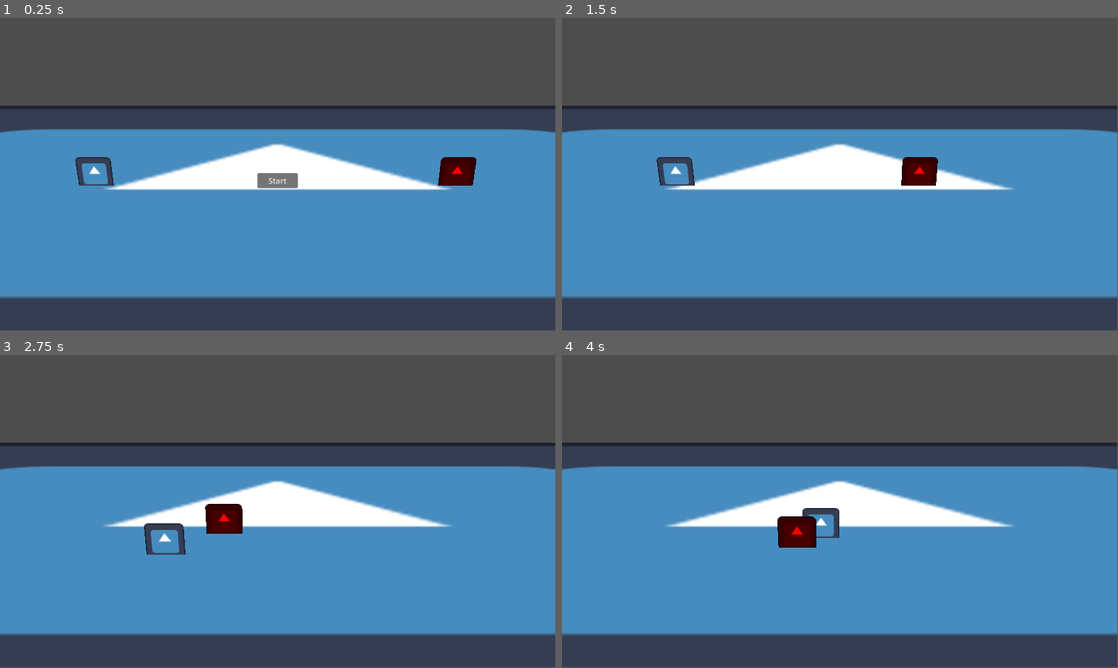
Above: before the commit, frames 1-4 (two rows, left to right).
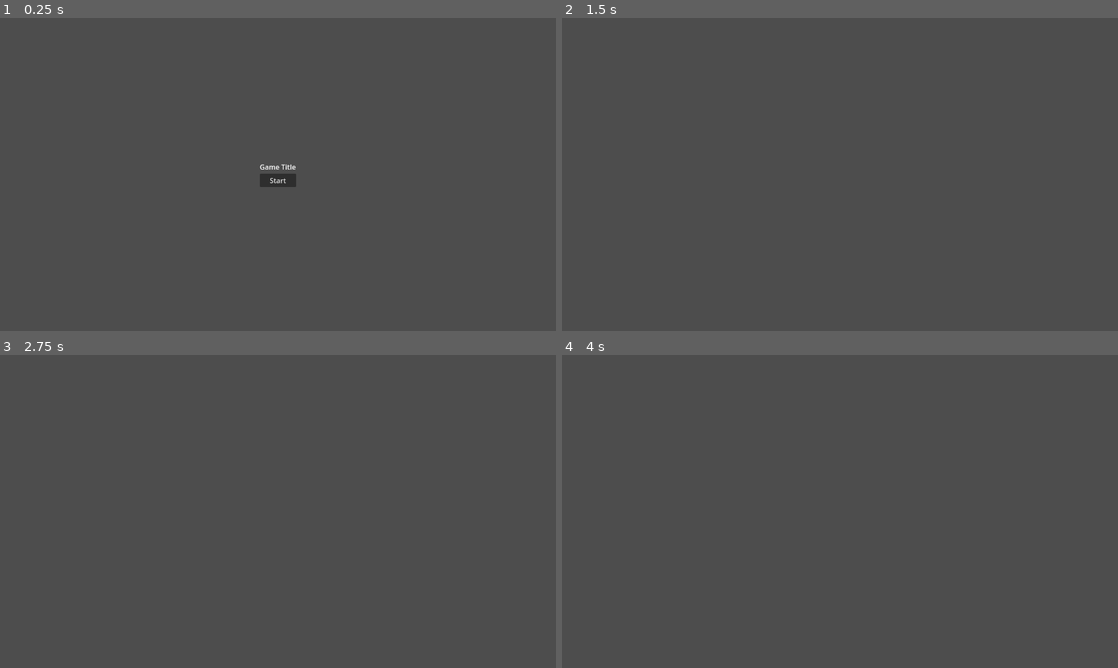
Above: after the commit, the same moments.

Repository: DanWaywell/collab_jam_game
Game: Godot game, scene res://game.tscn
Same seed, same stepped clock (60 frames per second), same inputs: the game is played once before the commit and once after it. The engine's default icon, where the game draws it, is replaced by a stand-in: a white triangle on a blue panel in a dark square.
Inputs (mouse positions are in pixels of both pictures, inside the frame that each line leads up to):
- Up to frame 1 (0.25 s): no input
- Up to frame 2 (1.5 s): click "Start" at 0.5 s; move the mouse to (962, 158) at 1.27 s; hold D (move_right) from 1.28 s (still down); click (962, 158) at 1.35 s
- Up to frame 3 (2.75 s): move the mouse to (166, 527) at 2.02 s; release D (move_right) at 2.03 s; hold S (move_down) from 2.03 s (still down); click (166, 527) at 2.1 s
- Up to frame 4 (4 s): move the mouse to (895, 442) at 2.77 s; release S (move_down) at 2.78 s; hold D (move_right) 2.78-3.53 s; click (895, 442) at 2.85 s; move the mouse to (812, 574) at 3.52 s; hold W (move_up) from 3.53 s (still down); click (812, 574) at 3.6 s
In our replay, the window is 799x449 before the commit and 800x450 after it. These sizes can differ from the game's own. Grey fills any space a smaller window leaves; there, only what the larger window draws over its background counts as a difference.

The runs differ from the first frame. In frame 1, 55% of the frame differs, in the area x 0-100%, y 28-90%; in frame 2, 55%; in frame 3, 55%; in frame 4, 55%.

Commit message:
Put 3d away and move to 2d

Diff:
--- /dev/null
+++ b/src/3d/arena.tscn
@@ -0,0 +1,45 @@
+[gd_scene load_steps=9 format=3 uid="uid://c30nyxn2xbgvc"]
+
+[ext_resource type="Texture2D" uid="uid://do7ovd42duyjr" path="res://icon.svg" id="1_47svm"]
+[ext_resource type="PackedScene" uid="uid://m0kfemwtesg" path="res://3d/player_character/player_character.tscn" id="2_mln7b"]
+[ext_resource type="PackedScene" uid="uid://qyktsx6cxg6t" path="res://3d/opponent_character/opponent_character.tscn" id="3_ns417"]
+[ext_resource type="PackedScene" uid="uid://cllvq0bda1lt0" path="res://3d/camera/arena_camera.tscn" id="4_ni0yn"]
+
+[sub_resource type="Environment" id="Environment_7jktm"]
+background_color = Color(0.76662, 0.76662, 0.76662, 1)
+ambient_light_source = 2
+ambient_light_color = Color(1, 1, 1, 1)
+reflected_light_source = 1
+
+[sub_resource type="StandardMaterial3D" id="StandardMaterial3D_feb5d"]
+albedo_texture = ExtResource("1_47svm")
+
+[sub_resource type="QuadMesh" id="QuadMesh_80nbo"]
+size = Vector2(40, 20)
+
+[sub_resource type="ConvexPolygonShape3D" id="ConvexPolygonShape3D_fc0e3"]
+points = PackedVector3Array(20, 10, 0, 20, -10, 0, -20, 10, 0, -20, -10, 0)
+
+[node name="Arena" type="Node3D"]
+process_mode = 4
+
+[node name="WorldEnvironment" type="WorldEnvironment" parent="."]
+environment = SubResource("Environment_7jktm")
+
+[node name="Ground" type="MeshInstance3D" parent="."]
+transform = Transform3D(1, 0, 0, 0, -4.37114e-08, 1, 0, -1, -4.37114e-08, 0, 0, 0)
+material_override = SubResource("StandardMaterial3D_feb5d")
+mesh = SubResource("QuadMesh_80nbo")
+
+[node name="StaticBody3D" type="StaticBody3D" parent="Ground"]
+
+[node name="CollisionShape3D" type="CollisionShape3D" parent="Ground/StaticBody3D"]
+shape = SubResource("ConvexPolygonShape3D_fc0e3")
+
+[node name="PlayerCharacter" parent="." instance=ExtResource("2_mln7b")]
+
+[node name="OpponentCharacter" parent="." instance=ExtResource("3_ns417")]
+transform = Transform3D(1, 0, 0, 0, 1, 0, 0, 0, 1, 9.7992, 0, 0)
+
+[node name="ArenaCamera" parent="." node_paths=PackedStringArray("character") instance=ExtResource("4_ni0yn")]
+character = NodePath("../PlayerCharacter")
--- /dev/null
+++ b/src/3d/camera/arena_camera.gd
@@ -0,0 +1,17 @@
+extends Node3D
+
+@export var character: CharacterBody3D
+
+var follow_extents = Vector2(1, 1)
+
+
+func _process(_delta: float) -> void:
+	if character.global_position.x > global_position.x + follow_extents.x:
+		global_position.x = character.global_position.x - follow_extents.x
+	elif character.global_position.x < global_position.x - follow_extents.x:
+		global_position.x = character.global_position.x + follow_extents.x
+
+	if character.global_position.z > global_position.z + follow_extents.y:
+		global_position.z = character.global_position.z - follow_extents.y
+	elif character.global_position.z < global_position.z - follow_extents.y:
+		global_position.z = character.global_position.z + follow_extents.y
--- /dev/null
+++ b/src/3d/camera/arena_camera.tscn
@@ -0,0 +1,11 @@
+[gd_scene load_steps=2 format=3 uid="uid://cllvq0bda1lt0"]
+
+[ext_resource type="Script" uid="uid://b0dyvuaasynhk" path="res://3d/camera/arena_camera.gd" id="1_3ix13"]
+
+[node name="ArenaCamera" type="Node3D"]
+script = ExtResource("1_3ix13")
+
+[node name="Camera3D" type="Camera3D" parent="."]
+transform = Transform3D(1, 0, 0, 0, 0.866025, 0.5, 0, -0.5, 0.866025, 0, 10, 16)
+current = true
+fov = 30.0
--- /dev/null
+++ b/src/3d/opponent_character/opponent_character.gd
@@ -0,0 +1,32 @@
+extends CharacterBody3D
+# Basic opponent character movement.
+
+const SPEED = 2.0
+const ACCELERATION = 1.0
+const DECELERATION = 2.0
+
+@export var camera: Node3D
+
+var gravity = ProjectSettings.get_setting("physics/3d/default_gravity")
+var input_direction = Vector2()
+var move_direction = Vector3()
+
+@onready var player_character: CharacterBody3D = $"../PlayerCharacter"
+
+
+func _physics_process(delta):
+	move_direction = (player_character.global_position - global_position).normalized()
+
+	# Add the gravity.
+	if not is_on_floor():
+		velocity.y -= gravity * delta
+
+	# Movement x z
+	if move_direction:
+		velocity.x = move_toward(velocity.x, move_direction.x * SPEED, ACCELERATION)
+		velocity.z = move_toward(velocity.z, move_direction.z * SPEED, ACCELERATION)
+	else:
+		velocity.x = move_toward(velocity.x, 0, DECELERATION)
+		velocity.z = move_toward(velocity.z, 0, DECELERATION)
+
+	move_and_slide()
--- /dev/null
+++ b/src/3d/opponent_character/opponent_character.tscn
@@ -0,0 +1,19 @@
+[gd_scene load_steps=4 format=3 uid="uid://qyktsx6cxg6t"]
+
+[ext_resource type="Script" uid="uid://cwmcex23ogeoo" path="res://3d/opponent_character/opponent_character.gd" id="1_rnwn4"]
+[ext_resource type="Texture2D" uid="uid://do7ovd42duyjr" path="res://icon.svg" id="2_xdvaq"]
+
+[sub_resource type="SphereShape3D" id="SphereShape3D_feb5d"]
+
+[node name="OpponentCharacter" type="CharacterBody3D"]
+collision_layer = 2
+script = ExtResource("1_rnwn4")
+
+[node name="CollisionShape3D" type="CollisionShape3D" parent="."]
+transform = Transform3D(1, 0, 0, 0, 1, 0, 0, 0, 1, 0, 0.5, 0)
+shape = SubResource("SphereShape3D_feb5d")
+
+[node name="Sprite3D" type="Sprite3D" parent="."]
+transform = Transform3D(1, 0, 0, 0, 1, 0, 0, 0, 1, 0, 0.5, 0)
+modulate = Color(1, 0, 0, 1)
+texture = ExtResource("2_xdvaq")
--- /dev/null
+++ b/src/3d/player_character/equiptment.gd
@@ -0,0 +1,38 @@
+extends Node3D
+
+const PROJECTILE = preload("res://3d/projectile/projectile.tscn")
+
+
+func _physics_process(delta: float) -> void:
+	if Input.is_action_just_pressed("action_1"):
+		shoot_projectile(PROJECTILE, get_projectile_direction())
+
+
+func shoot_projectile(projectile, direction):
+	var new_projectile = projectile.instantiate()
+	new_projectile.direction = direction
+	get_parent().add_sibling(new_projectile)
+	new_projectile.global_position = get_parent().global_position + Vector3(0, 0.5, 0)
+
+
+func get_projectile_direction():
+	# get point by firing a ray from the camera
+	var camera = $"../../ArenaCamera/Camera3D"
+	var mouse_pos = get_viewport().get_mouse_position()
+	var ray_length = 100
+	var from = camera.project_ray_origin(mouse_pos)
+	var to = from + camera.project_ray_normal(mouse_pos) * ray_length
+	var space = get_world_3d().direct_space_state
+	var ray_query = PhysicsRayQueryParameters3D.new()
+	ray_query.from = from
+	ray_query.to = to
+	ray_query.collision_mask ############
+	#ray_query.collide_with_areas = true
+	var raycast_result = space.intersect_ray(ray_query)
+	var point = raycast_result.position
+
+	# Get direction from point and player position
+	var dir = point - get_parent().global_position
+	dir.y = 0.0
+	dir = dir.normalized()
+	return dir
--- /dev/null
+++ b/src/3d/player_character/player_character.gd
@@ -0,0 +1,30 @@
+extends CharacterBody3D
+# Basic character movement.
+
+const SPEED = 4.0
+const ACCELERATION = 1.0
+const DECELERATION = 2.0
+
+var gravity = ProjectSettings.get_setting("physics/3d/default_gravity")
+var input_direction = Vector2()
+var move_direction = Vector3()
+
+
+func _physics_process(delta):
+	# Get move input and direction
+	input_direction = Input.get_vector("move_left", "move_right", "move_up", "move_down")
+	move_direction = (Vector3(input_direction.x, 0, input_direction.y)).normalized()
+
+	# Add the gravity.
+	if not is_on_floor():
+		velocity.y -= gravity * delta
+
+	# Movement x z
+	if move_direction:
+		velocity.x = move_toward(velocity.x, move_direction.x * SPEED * input_direction.length(), ACCELERATION)
+		velocity.z = move_toward(velocity.z, move_direction.z * SPEED * input_direction.length(), ACCELERATION)
+	else:
+		velocity.x = move_toward(velocity.x, 0, DECELERATION)
+		velocity.z = move_toward(velocity.z, 0, DECELERATION)
+
+	move_and_slide()
--- /dev/null
+++ b/src/3d/player_character/player_character.tscn
@@ -0,0 +1,22 @@
+[gd_scene load_steps=5 format=3 uid="uid://m0kfemwtesg"]
+
+[ext_resource type="Script" uid="uid://dlywu8ud1kjie" path="res://3d/player_character/player_character.gd" id="1_1ty04"]
+[ext_resource type="Texture2D" uid="uid://do7ovd42duyjr" path="res://icon.svg" id="2_5l2xy"]
+[ext_resource type="Script" uid="uid://cfut21u5qa6yu" path="res://3d/player_character/equiptment.gd" id="3_5l2xy"]
+
+[sub_resource type="SphereShape3D" id="SphereShape3D_ryrav"]
+
+[node name="PlayerCharacter" type="CharacterBody3D"]
+collision_layer = 2
+script = ExtResource("1_1ty04")
+
+[node name="CollisionShape3D" type="CollisionShape3D" parent="."]
+transform = Transform3D(1, 0, 0, 0, 1, 0, 0, 0, 1, 0, 0.5, 0)
+shape = SubResource("SphereShape3D_ryrav")
+
+[node name="Sprite3D" type="Sprite3D" parent="."]
+transform = Transform3D(1, 0, 0, 0, 1, 0, 0, 0, 1, 0, 0.5, 0)
+texture = ExtResource("2_5l2xy")
+
+[node name="Equiptment" type="Node3D" parent="."]
+script = ExtResource("3_5l2xy")
--- /dev/null
+++ b/src/3d/projectile/projectile.gd
@@ -0,0 +1,28 @@
+extends Area3D
+
+var direction = Vector3()
+var speed = 5.0
+var life_time = 5.0
+
+var damage = 1
+
+@onready var sprite_3d: Sprite3D = $Sprite3D
+@onready var timer: Timer = $Timer
+
+
+func _ready() -> void:
+	timer.wait_time = life_time
+	look_at(global_position + direction, Vector3.UP)
+
+
+func _physics_process(delta: float) -> void:
+	global_position += direction * speed * delta
+
+
+func _on_timer_timeout() -> void:
+	queue_free()
+
+
+func _on_body_entered(body: Node3D) -> void:
+	if body.has_method("take_damage"):
+		body.take_damage(damage)
--- /dev/null
+++ b/src/3d/projectile/projectile.tscn
@@ -0,0 +1,29 @@
+[gd_scene load_steps=4 format=3 uid="uid://b0gawfm7sndnt"]
+
+[ext_resource type="Texture2D" uid="uid://8w65umxwloyh" path="res://sprites/projectiles.png" id="1_6aa83"]
+[ext_resource type="Script" uid="uid://cneu633sjngte" path="res://3d/projectile/projectile.gd" id="1_makwg"]
+
+[sub_resource type="SphereShape3D" id="SphereShape3D_makwg"]
+
+[node name="Projectile" type="Area3D"]
+collision_layer = 0
+collision_mask = 4
+script = ExtResource("1_makwg")
+
+[node name="CollisionShape3D" type="CollisionShape3D" parent="."]
+shape = SubResource("SphereShape3D_makwg")
+
+[node name="Sprite3D" type="Sprite3D" parent="."]
+transform = Transform3D(-4.37114e-08, 1, 0, 0, 0, -1, -1, -4.37114e-08, 0, -0.00223863, 0, 0)
+pixel_size = 0.1
+texture_filter = 0
+texture = ExtResource("1_6aa83")
+region_enabled = true
+region_rect = Rect2(16, 0, 16, 16)
+
+[node name="Timer" type="Timer" parent="."]
+one_shot = true
+autostart = true
+
+[connection signal="body_entered" from="." to="." method="_on_body_entered"]
+[connection signal="timeout" from="Timer" to="." method="_on_timer_timeout"]
--- a/src/game.gd
+++ b/src/game.gd
@@ -9,15 +9,13 @@
 
 func _on_start_button_pressed() -> void:
 	ui.hide()
-	arena.process_mode = Node.PROCESS_MODE_ALWAYS
 	AudioGlobal.set_music_state(AudioGlobal.STATE.FIGHT) #fade to fight music
-
 
 
 # button sounds
 func _on_start_button_mouse_entered() -> void:
 	AudioGlobal.play_sound("button_1")
-	pass # Replace with function body.
+
+
 func _on_start_button_focus_entered() -> void:
 	AudioGlobal.play_sound("button_1")
-	pass # Replace with function body.
--- a/src/game.tscn
+++ b/src/game.tscn
@@ -1,24 +1,6 @@
-[gd_scene load_steps=9 format=3 uid="uid://b08ig35eso0ox"]
+[gd_scene load_steps=2 format=3 uid="uid://b08ig35eso0ox"]
 
 [ext_resource type="Script" uid="uid://b7j4utq80hr78" path="res://game.gd" id="1_80nbo"]
-[ext_resource type="Texture2D" uid="uid://do7ovd42duyjr" path="res://icon.svg" id="2_e2o6t"]
-[ext_resource type="PackedScene" uid="uid://m0kfemwtesg" path="res://player_character/player_character.tscn" id="3_fc0e3"]
-[ext_resource type="PackedScene" uid="uid://qyktsx6cxg6t" path="res://opponent_character/opponent_character.tscn" id="4_7jktm"]
-
-[sub_resource type="Environment" id="Environment_7jktm"]
-background_color = Color(0.76662, 0.76662, 0.76662, 1)
-ambient_light_source = 2
-ambient_light_color = Color(1, 1, 1, 1)
-reflected_light_source = 1
-
-[sub_resource type="StandardMaterial3D" id="StandardMaterial3D_feb5d"]
-albedo_texture = ExtResource("2_e2o6t")
-
-[sub_resource type="QuadMesh" id="QuadMesh_80nbo"]
-size = Vector2(40, 20)
-
-[sub_resource type="ConvexPolygonShape3D" id="ConvexPolygonShape3D_fc0e3"]
-points = PackedVector3Array(20, 10, 0, 20, -10, 0, -20, 10, 0, -20, -10, 0)
 
 [node name="Game" type="Node"]
 script = ExtResource("1_80nbo")
@@ -50,32 +32,6 @@
 layout_mode = 2
 text = "Start"
 
-[node name="Arena" type="Node3D" parent="."]
-process_mode = 4
-
-[node name="WorldEnvironment" type="WorldEnvironment" parent="Arena"]
-environment = SubResource("Environment_7jktm")
-
-[node name="ArenaCamera" type="Camera3D" parent="Arena"]
-transform = Transform3D(1, 0, 0, 0, 0.915171, 0.403066, 0, -0.403066, 0.915171, -5.72205e-06, 9.03763, 19.4526)
-fov = 30.0
-
-[node name="Ground" type="MeshInstance3D" parent="Arena"]
-transform = Transform3D(1, 0, 0, 0, -4.37114e-08, 1, 0, -1, -4.37114e-08, 0, 0, 0)
-material_override = SubResource("StandardMaterial3D_feb5d")
-mesh = SubResource("QuadMesh_80nbo")
-
-[node name="StaticBody3D" type="StaticBody3D" parent="Arena/Ground"]
-
-[node name="CollisionShape3D" type="CollisionShape3D" parent="Arena/Ground/StaticBody3D"]
-shape = SubResource("ConvexPolygonShape3D_fc0e3")
-
-[node name="PlayerCharacter" parent="Arena" instance=ExtResource("3_fc0e3")]
-transform = Transform3D(1, 0, 0, 0, 1, 0, 0, 0, 1, -6.67111, 0, 0)
-
-[node name="OpponentCharacter" parent="Arena" instance=ExtResource("4_7jktm")]
-transform = Transform3D(1, 0, 0, 0, 1, 0, 0, 0, 1, 6.54187, 0, 0)
-
 [connection signal="focus_entered" from="UI/CenterContainer/VBoxContainer/StartButton" to="." method="_on_start_button_focus_entered"]
 [connection signal="mouse_entered" from="UI/CenterContainer/VBoxContainer/StartButton" to="." method="_on_start_button_mouse_entered"]
 [connection signal="pressed" from="UI/CenterContainer/VBoxContainer/StartButton" to="." method="_on_start_button_pressed"]
--- a/src/opponent_character/opponent_character.gd
+++ /dev/null
@@ -1,32 +0,0 @@
-extends CharacterBody3D
-# Basic opponent character movement.
-
-const SPEED = 4.0
-const ACCELERATION = 1.0
-const DECELERATION = 2.0
-
-@export var camera: Node3D
-
-var gravity = ProjectSettings.get_setting("physics/3d/default_gravity")
-var input_direction = Vector2()
-var move_direction = Vector3()
-
-@onready var player_character: CharacterBody3D = $"../PlayerCharacter"
-
-
-func _physics_process(delta):
-	move_direction = (player_character.global_position - global_position).normalized()
-
-	# Add the gravity.
-	if not is_on_floor():
-		velocity.y -= gravity * delta
-
-	# Movement x z
-	if move_direction:
-		velocity.x = move_toward(velocity.x, move_direction.x * SPEED, ACCELERATION)
-		velocity.z = move_toward(velocity.z, move_direction.z * SPEED, ACCELERATION)
-	else:
-		velocity.x = move_toward(velocity.x, 0, DECELERATION)
-		velocity.z = move_toward(velocity.z, 0, DECELERATION)
-
-	move_and_slide()
--- a/src/opponent_character/opponent_character.tscn
+++ /dev/null
@@ -1,18 +0,0 @@
-[gd_scene load_steps=4 format=3 uid="uid://qyktsx6cxg6t"]
-
-[ext_resource type="Script" uid="uid://cwmcex23ogeoo" path="res://opponent_character/opponent_character.gd" id="1_rnwn4"]
-[ext_resource type="Texture2D" uid="uid://do7ovd42duyjr" path="res://icon.svg" id="2_xdvaq"]
-
-[sub_resource type="SphereShape3D" id="SphereShape3D_feb5d"]
-
-[node name="OpponentCharacter" type="CharacterBody3D"]
-script = ExtResource("1_rnwn4")
-
-[node name="CollisionShape3D" type="CollisionShape3D" parent="."]
-transform = Transform3D(1, 0, 0, 0, 1, 0, 0, 0, 1, 0, 0.5, 0)
-shape = SubResource("SphereShape3D_feb5d")
-
-[node name="Sprite3D" type="Sprite3D" parent="."]
-transform = Transform3D(1, 0, 0, 0, 1, 0, 0, 0, 1, 0, 0.5, 0)
-modulate = Color(1, 0, 0, 1)
-texture = ExtResource("2_xdvaq")
--- a/src/player_character/player_character.gd
+++ /dev/null
@@ -1,32 +0,0 @@
-extends CharacterBody3D
-# Basic character movement.
-
-const SPEED = 4.0
-const ACCELERATION = 1.0
-const DECELERATION = 2.0
-
-var gravity = ProjectSettings.get_setting("physics/3d/default_gravity")
-var input_direction = Vector2()
-var move_direction = Vector3()
-
-@onready var camera: Camera3D = $"../ArenaCamera"
-
-
-func _physics_process(delta):
-	# Get move input and direction
-	input_direction = Input.get_vector("move_left", "move_right", "move_up", "move_down")
-	move_direction = (camera.global_transform.basis * Vector3(input_direction.x, 0, input_direction.y)).normalized()
-
-	# Add the gravity.
-	if not is_on_floor():
-		velocity.y -= gravity * delta
-
-	# Movement x z
-	if move_direction:
-		velocity.x = move_toward(velocity.x, move_direction.x * SPEED * input_direction.length(), ACCELERATION)
-		velocity.z = move_toward(velocity.z, move_direction.z * SPEED * input_direction.length(), ACCELERATION)
-	else:
-		velocity.x = move_toward(velocity.x, 0, DECELERATION)
-		velocity.z = move_toward(velocity.z, 0, DECELERATION)
-
-	move_and_slide()
--- a/src/player_character/player_character.tscn
+++ /dev/null
@@ -1,17 +0,0 @@
-[gd_scene load_steps=4 format=3 uid="uid://m0kfemwtesg"]
-
-[ext_resource type="Script" uid="uid://dlywu8ud1kjie" path="res://player_character/player_character.gd" id="1_1ty04"]
-[ext_resource type="Texture2D" uid="uid://do7ovd42duyjr" path="res://icon.svg" id="2_5l2xy"]
-
-[sub_resource type="SphereShape3D" id="SphereShape3D_ryrav"]
-
-[node name="PlayerCharacter" type="CharacterBody3D"]
-script = ExtResource("1_1ty04")
-
-[node name="CollisionShape3D" type="CollisionShape3D" parent="."]
-transform = Transform3D(1, 0, 0, 0, 1, 0, 0, 0, 1, 0, 0.5, 0)
-shape = SubResource("SphereShape3D_ryrav")
-
-[node name="Sprite3D" type="Sprite3D" parent="."]
-transform = Transform3D(1, 0, 0, 0, 1, 0, 0, 0, 1, 0, 0.5, 0)
-texture = ExtResource("2_5l2xy")
--- a/src/project.godot
+++ b/src/project.godot
@@ -17,11 +17,16 @@
 
 [audio]
 
-buses/default_bus_layout=""
+buses/default_bus_layout="uid://cdkf0idtxlhtu"
 
 [autoload]
 
 AudioGlobal="*res://audio/audio_global.tscn"
+
+[display]
+
+window/size/viewport_width=1280
+window/size/viewport_height=720
 
 [importer_defaults]
 
@@ -70,6 +75,17 @@
 "events": [Object(InputEventKey,"resource_local_to_scene":false,"resource_name":"","device":-1,"window_id":0,"alt_press …(192 unchanged characters)…
 ]
 }
+action_1={
+"deadzone": 0.2,
+"events": [Object(InputEventMouseButton,"resource_local_to_scene":false,"resource_name":"","device":-1,"window_id":0,"alt_pressed":false,"shift_pressed":false,"ctrl_pressed":false,"meta_pressed":false,"button_mask":0,"position":Vector2(0, 0),"global_position":Vector2(0, 0),"factor":1.0,"button_index":1,"canceled":false,"pressed":false,"double_click":false,"script":null)
+]
+}
+
+[layer_names]
+
+3d_physics/layer_1="Ground"
+3d_physics/layer_2="Player"
+3d_physics/layer_3="Opponents"
 
 [rendering]
 
Not shown, added: src/3d/camera/arena_camera.gd.uid
Renamed: src/opponent_character/opponent_character.gd.uid -> src/3d/opponent_character/opponent_character.gd.uid
Not shown, added: src/3d/player_character/equiptment.gd.uid
Renamed: src/player_character/player_character.gd.uid -> src/3d/player_character/player_character.gd.uid
Not shown, added: src/3d/projectile/projectile.gd.uid
Not shown, changed: src/export_presets.cfg
Binary file added: src/sprites/projectiles.png
Not shown, added: src/sprites/projectiles.png.import
Not shown, changed: exp/html/html.zip
Not shown, changed: exp/html/index.icon.png
Not shown, changed: exp/html/index.pck
Not shown, added: src/3d/player_character/player_character.tscn3299653360.tmp
(and 1 more such lines)
